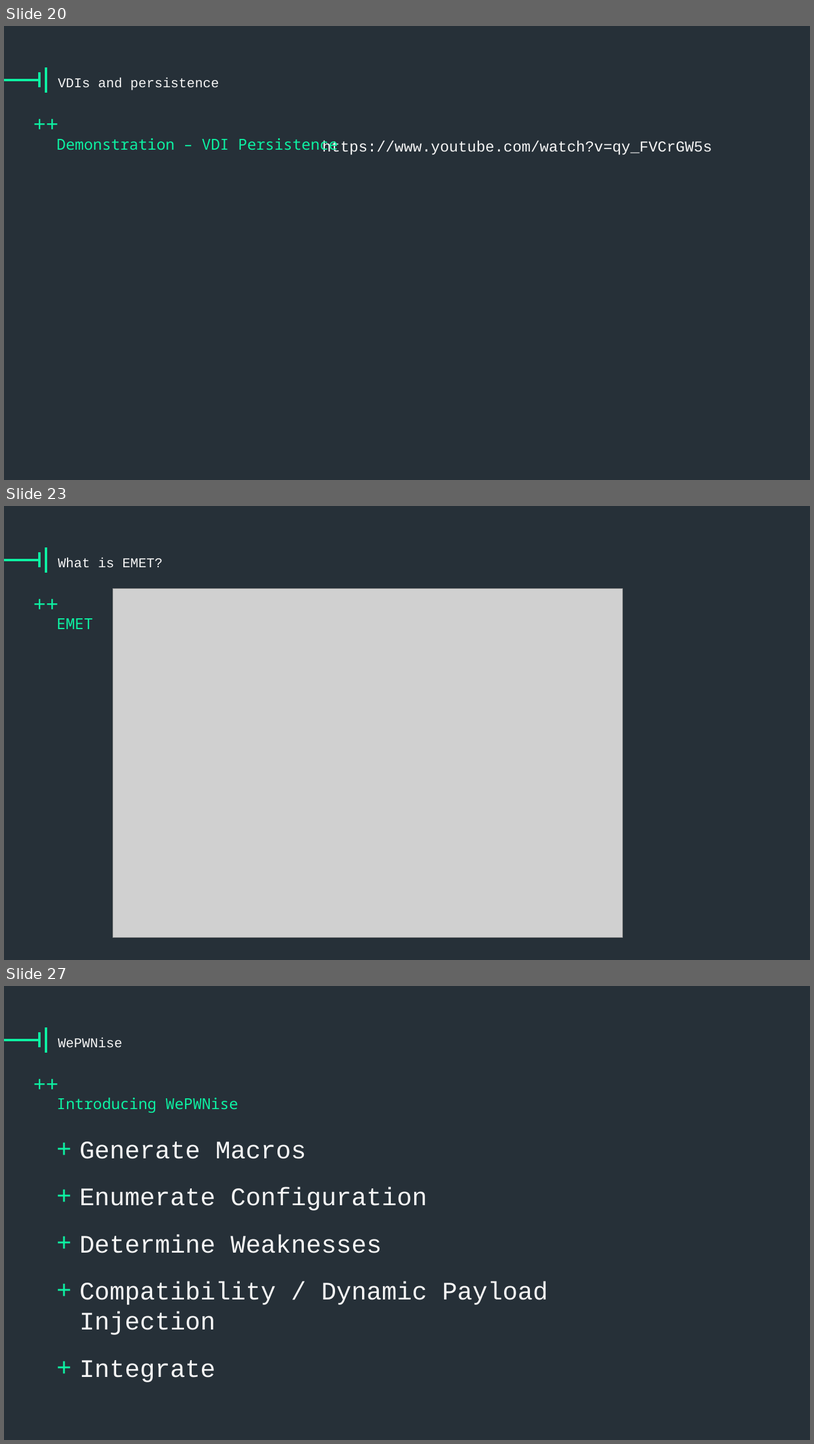
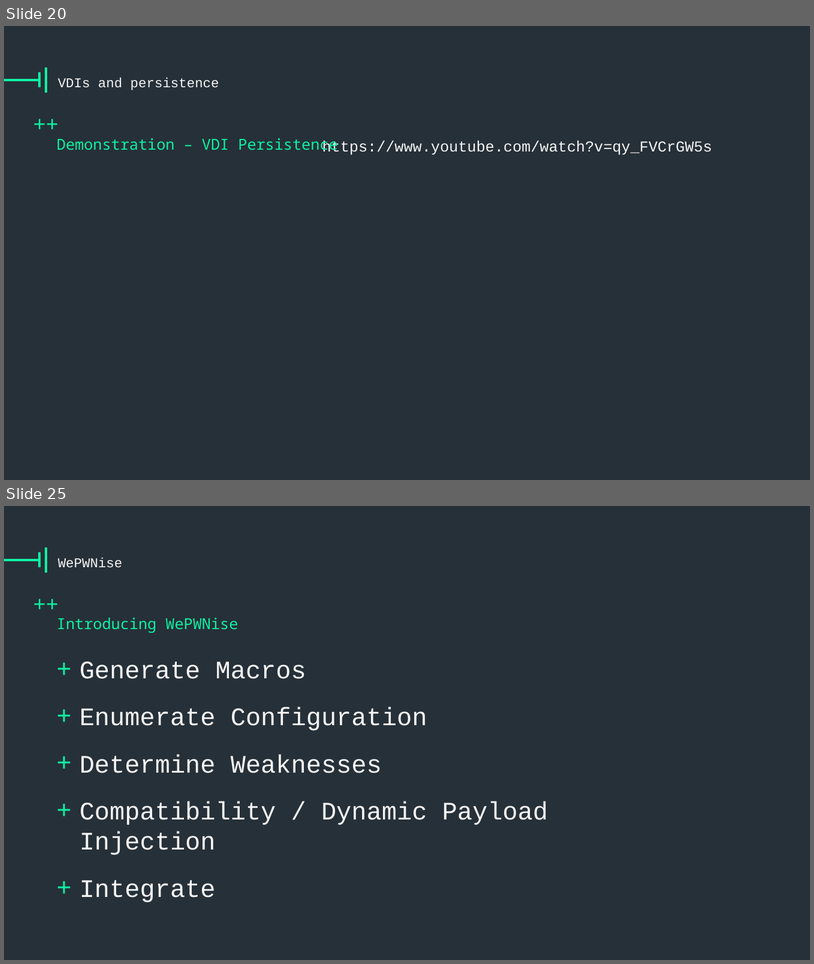
Before and after one commit to vysec/wepwnise-presentation, a slide deck: one-template-to-rule-them-all-v1.8.pptx. Shown one above the other, each under a label of ours: slides 20, 23 and 27 before the commit, slides 20 and 25 after it; the slides between them are not shown. The pictures are 814x1444 and 814x964 pixels, drawn with LibreOffice and Linux fonts; fonts in the diff are those of the drawing; grey boxes stand for pictures; background and template pictures are left out. Boxes give left, top, right and bottom in pixels: in the first picture for what was removed or moved away, otherwise in the second. Text is boxed around its words. In the diff, an @@ line names an element or a change of style, - is before the commit and + after.

```diff
--- a/one-template-to-rule-them-all-v1.8.pptx
+++ b/one-template-to-rule-them-all-v1.8.pptx
@@ slide 23 removed at <box>4,506,810,960</box>, background #263038; not listed: 4 template elements that a slide beside it also shows @@
@@ title removed at <box>58,558,162,568</box> @@
-What is EMET?
@@ picture removed at <box>113,589,623,937</box> @@
@@ text removed at <box>57,618,93,629</box> @@
-EMET
@@ what was slide 27 is now slide 25 @@
```
Also in this commit, not shown: 13 slides changed, 1 slide added, 2 other slides removed.
